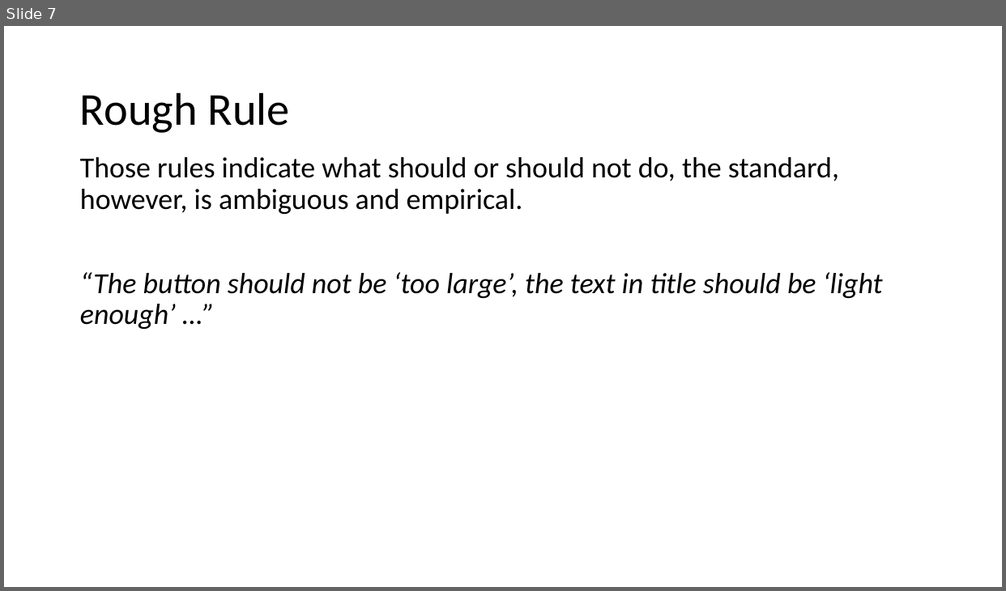
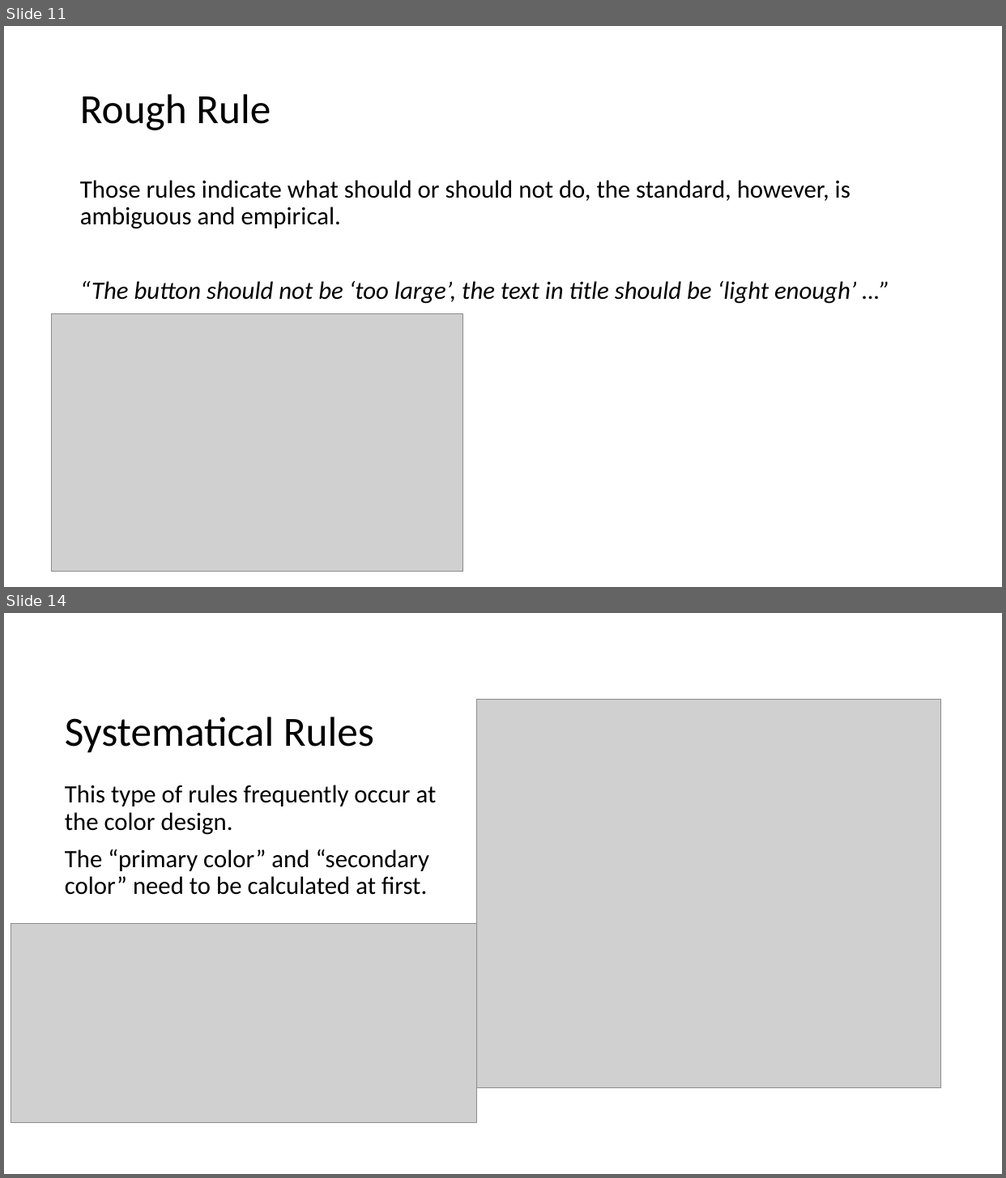
Before and after one commit to MulongXie/AppRuleCheck-Android, a slide deck: doc/week2.pptx. Shown one above the other, each under a label of ours: slide 7 before the commit, slides 11 and 14 after it; the slides between them are not shown. The pictures are 1006x591 and 1006x1178 pixels, drawn with LibreOffice and Linux fonts; fonts in the diff are those of the drawing; grey boxes stand for pictures. Boxes give left, top, right and bottom in pixels: in the first picture for what was removed or moved away, otherwise in the second. Text is boxed around its words. In the diff, an @@ line names an element or a change of style, - is before the commit and + after.

```diff
--- a/doc/week2.pptx
+++ b/doc/week2.pptx
@@ slide 14 added at [4,613,1002,1174], background #FFFFFF @@
@@ picture added at [477,700,941,1088] @@
@@ title added at [65,717,374,753], 40 pt, text #000000 @@
+Systematical Rules
@@ text added at [65,785,437,895], 24 pt, text #000000 @@
+This type of rules frequently occur at the color design.
+The “primary color” and “secondary color” need to be calculated at first.
@@ picture added at [10,924,477,1123] @@
@@ what was slide 7 is now slide 11 @@
@@ slide 11 changed as well @@
@@ title "Rough Rule" at [80,94,270,130]: size 44 to 40 pt @@
@@ text "Those rules indicate what should ...": place and size @@
-text "Those rules indicate what should ..." at [80,157,883,329]
+text "Those rules indicate what should ..." at [80,180,857,304]
@@ text "Those rules indicate what should ..." at [80,180,857,304]: size 28 to 24 pt @@
@@ picture added at [51,314,463,571] @@
```
Also in this commit, not shown: 5 other slides changed, 7 other slides added, 3 other files.
